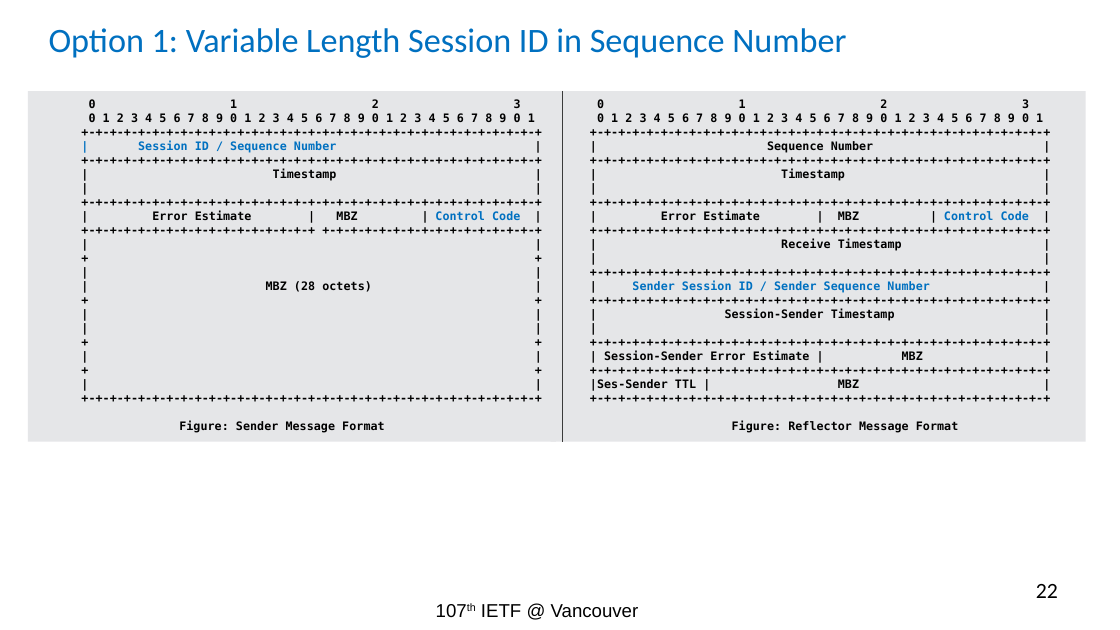
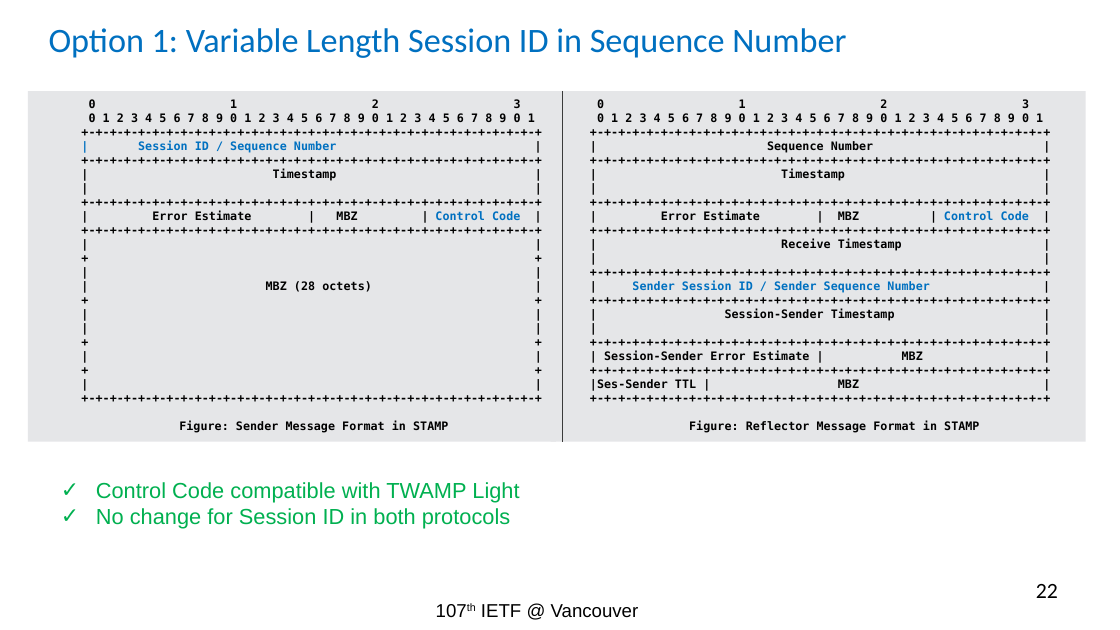
Before and after one commit to rakgandhi/ietf-slides, a slide deck: slide 22 of draft-gandhi-spring-twamp-srpm-07.pptx. Drawn at 1120x630 pixels with LibreOffice and Linux fonts; fonts in the diff are those of the drawing. Boxes give left, top, right and bottom in pixels: in the first picture for what was removed or moved away, otherwise in the second. Text is boxed around its words. In the diff, an @@ line names an element or a change of style, - is before the commit and + after.

```diff
--- a/draft-gandhi-spring-twamp-srpm-07.pptx
+++ b/draft-gandhi-spring-twamp-srpm-07.pptx
@@ text in rectangle at bbox=[28, 91, 556, 441]: text changed @@
-+-+-+-+-+-+-+-+-+-+-+-+-+-+-+-+-+ +-+-+-+-+-+-+-+-+-+-+-+-+-+-+-+
++-+-+-+-+-+-+-+-+-+-+-+-+-+-+-+-+-+-+-+-+-+-+-+-+-+-+-+-+-+-+-+-+
@@ text in rectangle at bbox=[179, 421, 448, 433]: text changed @@
-Figure: Sender Message Format
+Figure: Sender Message Format in STAMP
@@ text in rectangle at bbox=[689, 421, 979, 433]: text changed @@
-Figure: Reflector Message Format
+Figure: Reflector Message Format in STAMP
@@ text added at bbox=[96, 482, 519, 529], 14 pt, text #00B050 @@
+✓ Control Code compatible with TWAMP Light
+✓ No change for Session ID in both protocols
```
Also in this commit, not shown: 3 other slides changed.
